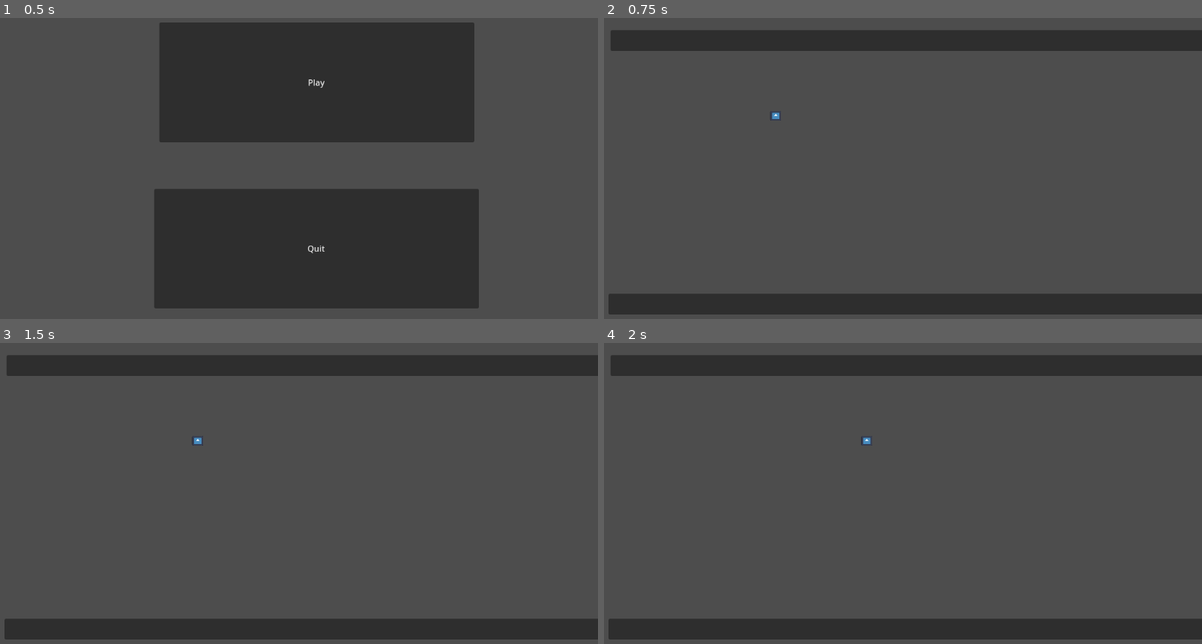
Above: before the commit, frames 1-4 (two rows, left to right).
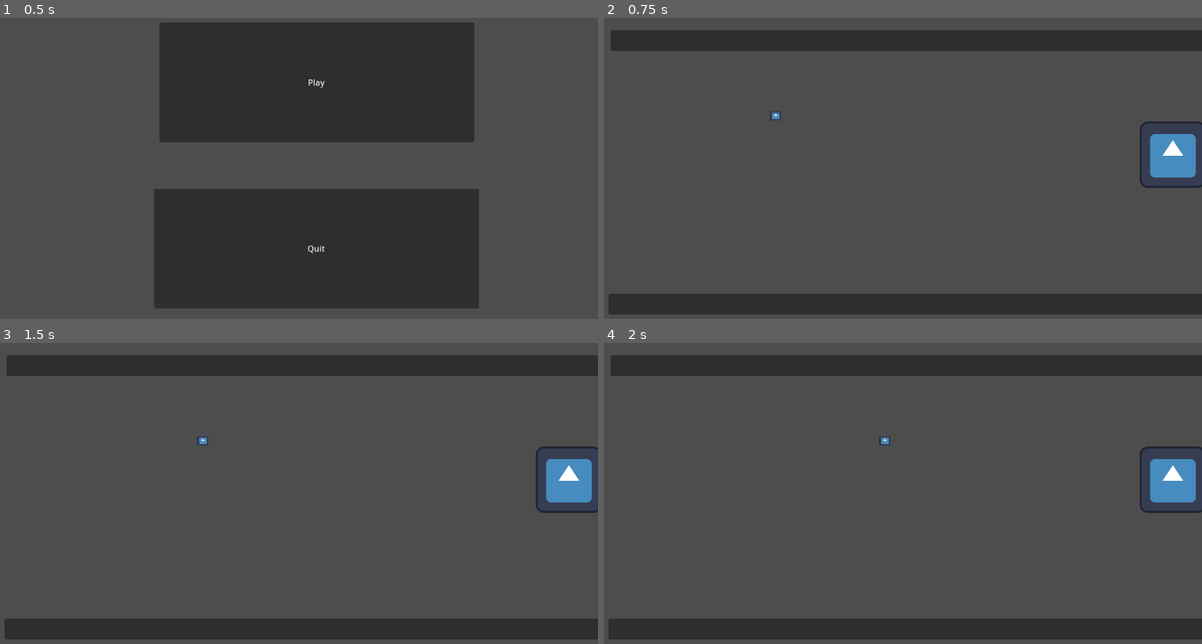
Above: after the commit, the same moments.

Repository: Rakki-Kyoryu/Time_Bandits
Game: Godot game, scene res://main.tscn
Same seed, same stepped clock (60 frames per second), same inputs: the game is played once before the commit and once after it. The engine's default icon, where the game draws it, is replaced by a stand-in: a white triangle on a blue panel in a dark square.
Inputs:
- Up to frame 1 (0.5 s): no input
- Up to frame 2 (0.75 s): click "Play" at 0.5 s
- Up to frame 3 (1.5 s): tap Enter at 1.25 s; hold Right (right) from 1.28 s (still down)
- Up to frame 4 (2 s): keep holding Right (right)

Frame 1 is identical in both runs. In frame 2, 1.3% of the frame differs, in the area x 89-100%, y 34-57%; in frame 3, 1.4%; in frame 4, 1.4%, in the area x 42-100%, y 30-57%.

Commit message:
added enemy and stuff
gonna mess with collisions

Diff:
--- a/Time_Bandits/Player/Player.gd
+++ b/Time_Bandits/Player/Player.gd
@@ -1,7 +1,43 @@
 extends CharacterBody2D
 
-@export var speed = 250
+const speed = 100
 
-func _process(delta):
-	var input = Input.get_vector("left","right","up","down")
-	position += input * speed * delta
+var enemy_in_attack_range = false
+var enemy_attack_cooldown = true
+var health = 100
+var player_alive = true
+
+func _physics_process(delta):
+	enemy_attacks()
+	var velocity = Vector2(0,0)
+	if Input.is_action_pressed("right"):
+		velocity.x += 5
+	if Input.is_action_pressed("left"):
+		velocity.x -= 5
+	if Input.is_action_pressed("down"):
+		velocity.y += 5
+	if Input.is_action_pressed("up"):
+		velocity.y -= 5
+
+
+	if velocity.length()>0:
+		move_and_collide(velocity)
+
+
+
+
+
+func player():
+	pass
+
+func _on_player_hitbox_body_entered(body):
+	if body.has_method("enemy"):
+		enemy_in_attack_range = true
+
+
+func _on_player_hitbox_body_exited(body):
+	if body.has_method("enemy"):
+		enemy_in_attack_range = false
+func enemy_attacks():
+	if enemy_in_attack_range:
+		print("player took damage")
--- a/Time_Bandits/Player/Player.tscn
+++ b/Time_Bandits/Player/Player.tscn
@@ -6,7 +6,10 @@
 [sub_resource type="CircleShape2D" id="CircleShape2D_c3i57"]
 radius = 18.0278
 
+[sub_resource type="CircleShape2D" id="CircleShape2D_qr4yy"]
+
 [node name="Player" type="CharacterBody2D"]
+collision_layer = 3
 script = ExtResource("1_sp7gg")
 
 [node name="CollisionShape2D" type="CollisionShape2D" parent="."]
@@ -15,3 +18,11 @@
 [node name="Sprite2D" type="Sprite2D" parent="CollisionShape2D"]
 scale = Vector2(0.164062, 0.145508)
 texture = ExtResource("1_jehw3")
+
+[node name="player_hitbox" type="Area2D" parent="."]
+
+[node name="CollisionShape2D" type="CollisionShape2D" parent="player_hitbox"]
+shape = SubResource("CircleShape2D_qr4yy")
+
+[connection signal="body_entered" from="player_hitbox" to="." method="_on_player_hitbox_body_entered"]
+[connection signal="body_exited" from="player_hitbox" to="." method="_on_player_hitbox_body_exited"]
--- /dev/null
+++ b/Time_Bandits/enemy.gd
@@ -0,0 +1,25 @@
+extends CharacterBody2D
+
+var speed = 50
+var player_chase = false
+var player = null
+
+func _physics_process(delta):
+	if player_chase:
+		position += (player.position - position)/speed
+
+
+
+
+
+func _on_area_2d_body_entered(body):
+	player = body
+	player_chase = true
+
+
+func _on_area_2d_body_exited(body):
+	player = null
+	player_chase = false
+
+func enemy():
+	pass
--- /dev/null
+++ b/Time_Bandits/enemy.tscn
@@ -0,0 +1,49 @@
+[gd_scene load_steps=7 format=3 uid="uid://cgp30g6rkxy5d"]
+
+[ext_resource type="Script" path="res://enemy.gd" id="1_6bkr2"]
+[ext_resource type="Texture2D" uid="uid://d3bd7g807q524" path="res://icon.svg" id="2_yopar"]
+
+[sub_resource type="SpriteFrames" id="SpriteFrames_hplr5"]
+animations = [{
+"frames": [{
+"duration": 1.0,
+"texture": ExtResource("2_yopar")
+}],
+"loop": true,
+"name": &"default",
+"speed": 5.0
+}]
+
+[sub_resource type="CircleShape2D" id="CircleShape2D_qp3qj"]
+radius = 218.009
+
+[sub_resource type="CircleShape2D" id="CircleShape2D_tr37p"]
+radius = 76.1643
+
+[sub_resource type="CircleShape2D" id="CircleShape2D_jroau"]
+radius = 76.9415
+
+[node name="enemy" type="CharacterBody2D"]
+script = ExtResource("1_6bkr2")
+
+[node name="AnimatedSprite2D" type="AnimatedSprite2D" parent="."]
+position = Vector2(1, 0)
+sprite_frames = SubResource("SpriteFrames_hplr5")
+
+[node name="Area2D" type="Area2D" parent="."]
+collision_layer = 2
+collision_mask = 2
+
+[node name="CollisionShape2D" type="CollisionShape2D" parent="Area2D"]
+shape = SubResource("CircleShape2D_qp3qj")
+
+[node name="CollisionShape2D" type="CollisionShape2D" parent="."]
+shape = SubResource("CircleShape2D_tr37p")
+
+[node name="enemy_hitbox" type="Area2D" parent="."]
+
+[node name="CollisionShape2D" type="CollisionShape2D" parent="enemy_hitbox"]
+shape = SubResource("CircleShape2D_jroau")
+
+[connection signal="body_entered" from="Area2D" to="." method="_on_area_2d_body_entered"]
+[connection signal="body_exited" from="Area2D" to="." method="_on_area_2d_body_exited"]
--- a/Time_Bandits/map_1.tscn
+++ b/Time_Bandits/map_1.tscn
@@ -1,6 +1,7 @@
-[gd_scene load_steps=3 format=3 uid="uid://c63q6phsal6ao"]
+[gd_scene load_steps=4 format=3 uid="uid://c63q6phsal6ao"]
 
 [ext_resource type="PackedScene" uid="uid://rvof7u3euf3h" path="res://Player/Player.tscn" id="1_efidv"]
+[ext_resource type="PackedScene" uid="uid://cgp30g6rkxy5d" path="res://enemy.tscn" id="2_xeqbj"]
 
 [sub_resource type="RectangleShape2D" id="RectangleShape2D_30pne"]
 size = Vector2(1155, 94)
@@ -31,3 +32,6 @@
 offset_top = 51.0
 offset_right = 1163.0
 offset_bottom = 91.0
+
+[node name="enemy" parent="." instance=ExtResource("2_xeqbj")]
+position = Vector2(1095, 291)
Not shown: 1 places in Time_Bandits/Player/Player.tscn that only renumber resources
